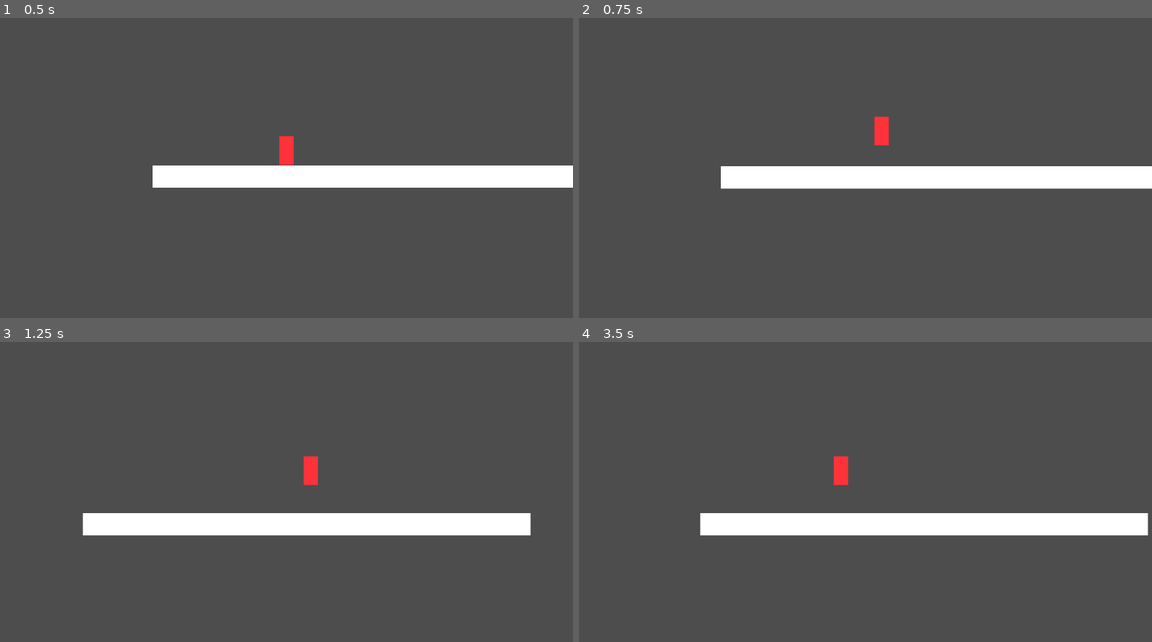
Above: before the commit, frames 1-4 (two rows, left to right).
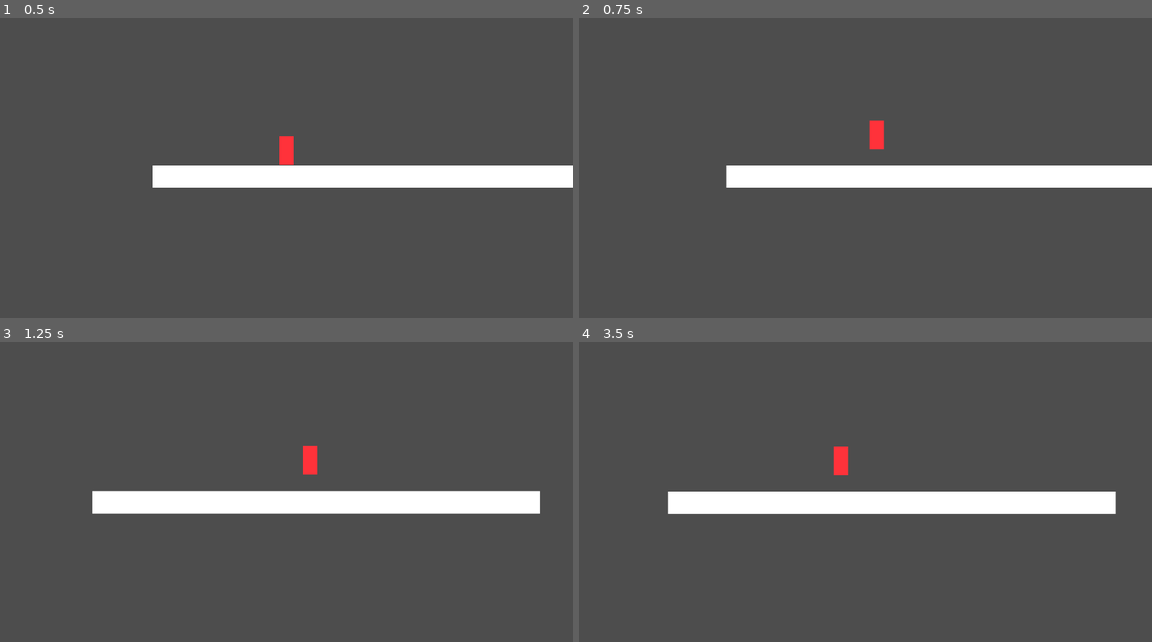
Above: after the commit, the same moments.

Repository: manafalajmi/godot-2d-platformer
Game: Godot game, scene res://scenes/levels/test_level.tscn
The game is run twice, just before and just after one commit, with the same random seed, the same clock (stepped at 60 frames per second) and the same inputs. This scene is started directly instead of the project's main scene.
Inputs:
- Up to frame 1 (0.5 s): no input
- Up to frame 2 (0.75 s): hold D (move_right) from 0.53 s (still down); tap Space (jump) at 0.6 s
- Up to frame 3 (1.25 s): keep holding D (move_right); tap Space (jump) at 0.77, 1.07 s
- Up to frame 4 (3.5 s): tap Space (jump) at 1.35, 1.52, 1.82, 2.1, 2.85, 3.02, 3.32 s; release D (move_right) at 2.03 s; hold A (move_left) from 2.03 s (still down)

Frame 1 is identical in both runs. In frame 2, 0.8% of the frame differs, in the area x 24-100%, y 32-58%; in frame 3, 12%, in the area x 14-95%, y 34-65%; in frame 4, 11%.

Commit message:
Add polished player movement with coyote time, jump buffering, and variable jump height

Diff:
--- a/godot-2d-platformer/scenes/player/player.gd
+++ b/godot-2d-platformer/scenes/player/player.gd
@@ -1,25 +1,63 @@
 extends CharacterBody2D
 
-
+# Movement constants
 const SPEED = 300.0
 const JUMP_VELOCITY = -400.0
+const ACCELERATION = 1800.0  # How fast we reach max speed
+const FRICTION = 1200.0      # How fast we slow down
 
+# Jump improvements
+const COYOTE_TIME = 10      # Grace period after leaving platform (seconds)
+const JUMP_BUFFER_TIME = 0.1 # Grace period for early jump press (seconds)
+const JUMP_RELEASE_MULTIPLIER = 0.5  # How much to reduce jump when releasing early
+
+# Timers for jump mechanics
+var coyote_timer = 0.0
+var jump_buffer_timer = 0.0
+var was_on_floor = false
 
 func _physics_process(delta: float) -> void:
-	# Add the gravity.
-	if not is_on_floor():
+	# Track if we were on floor last frame
+	var on_floor = is_on_floor()
+
+	# Coyote time: grace period after leaving platform
+	if on_floor:
+		coyote_timer = COYOTE_TIME
+		was_on_floor = true
+	else:
+		coyote_timer -= delta
+		if was_on_floor and coyote_timer <= 0:
+			was_on_floor = false
+
+	# Apply gravity
+	if not on_floor:
 		velocity += get_gravity() * delta
 
-	# Handle jump.
-	if Input.is_action_just_pressed("jump") and is_on_floor():
+	## Variable jump height: release jump early for shorter jump
+	if Input.is_action_just_released("jump") and velocity.y < 0:
+		velocity.y *= JUMP_RELEASE_MULTIPLIER
+
+	# Jump buffer: count down if jump was pressed recently
+	if Input.is_action_just_pressed("jump"):
+		jump_buffer_timer = JUMP_BUFFER_TIME
+	else:
+		jump_buffer_timer -= delta
+
+	# Handle jump with coyote time and jump buffering
+	if jump_buffer_timer > 0 and coyote_timer > 0:
 		velocity.y = JUMP_VELOCITY
+		jump_buffer_timer = 0  # Consume the buffered jump
+		coyote_timer = 0       # Consume coyote time
 
-	# Get the input direction and handle the movement/deceleration.
-	# As good practice, you should replace UI actions with custom gameplay actions.
+	# Get input direction
 	var direction := Input.get_axis("move_left", "move_right")
-	if direction:
-		velocity.x = direction * SPEED
+
+	# Smooth acceleration and deceleration
+	if direction != 0:
+		# Accelerate towards max speed
+		velocity.x = move_toward(velocity.x, direction * SPEED, ACCELERATION * delta)
 	else:
-		velocity.x = move_toward(velocity.x, 0, SPEED)
+		# Apply friction when no input
+		velocity.x = move_toward(velocity.x, 0, FRICTION * delta)
 
 	move_and_slide()
